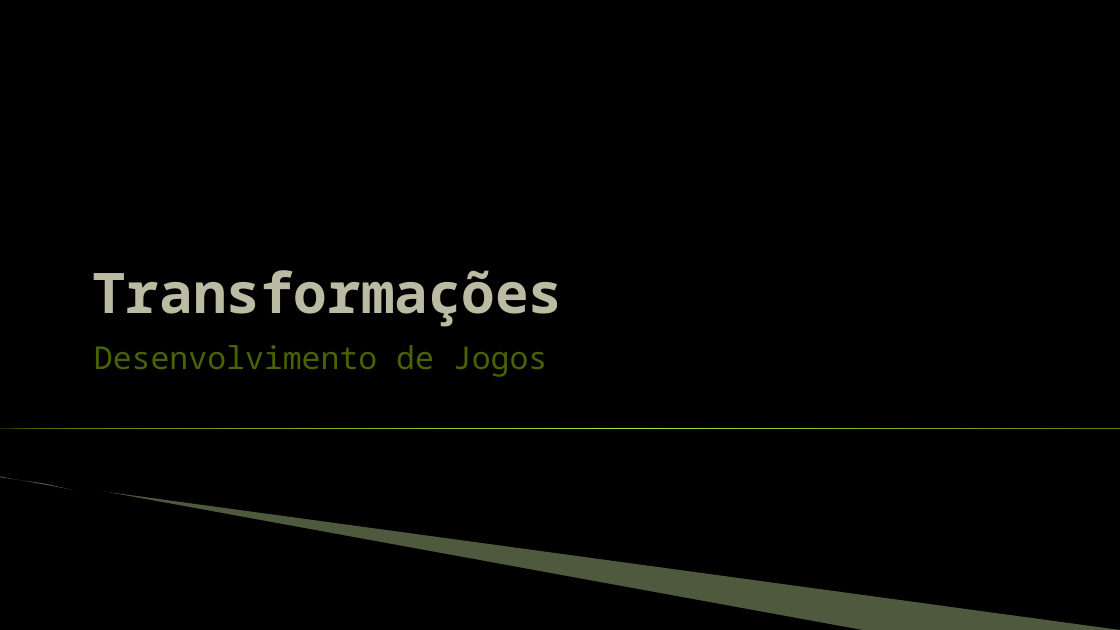
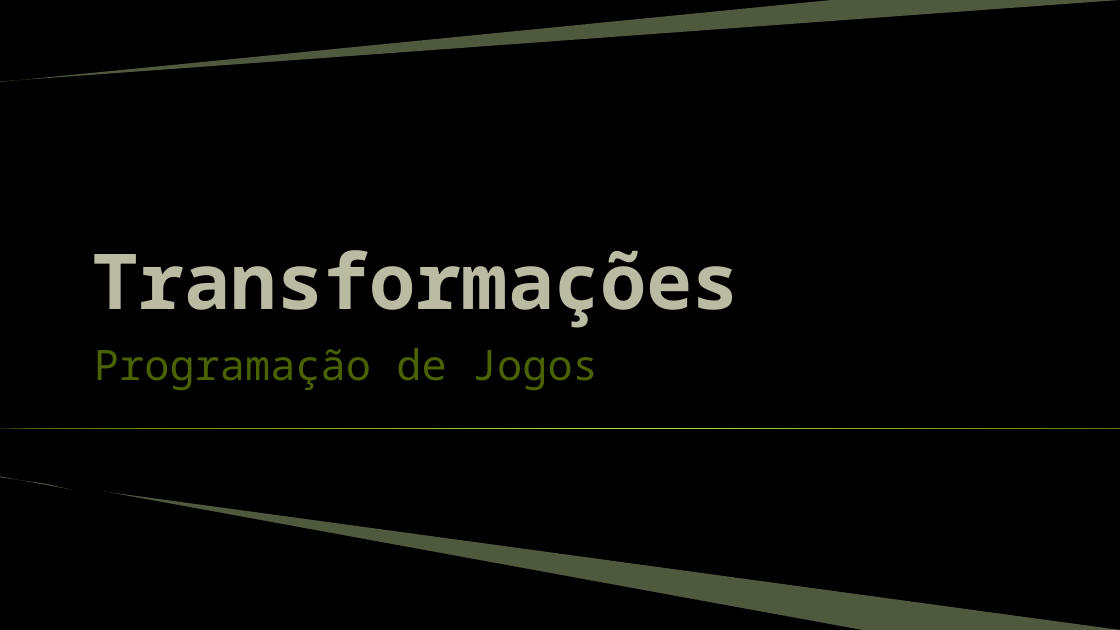
Before and after one commit to JudsonSS/Jogos, a slide deck: slide 1 of Slides/20. Transformações.pptx. Drawn at 1120x630 pixels with LibreOffice and Linux fonts; fonts in the diff are those of the drawing; background and template pictures are left out. Boxes give left, top, right and bottom in pixels: in the first picture for what was removed or moved away, otherwise in the second. Text is boxed around its words. In the diff, an @@ line names an element or a change of style, - is before the commit and + after.

```diff
--- a/Slides/20. Transformações.pptx
+++ b/Slides/20. Transformações.pptx
@@ freeform shape added at (0,0,1120,82), fill #C3E19D at 40% opacity @@
@@ title "Transformações" at (92,250,739,328): size 48 to 66 pt @@
@@ subtitle at (94,348,598,390): text changed; size 27 to 36 pt @@
-Desenvolvimento de Jogos
+Programação de Jogos
```
Also in this commit, not shown: 10 other slides changed.
